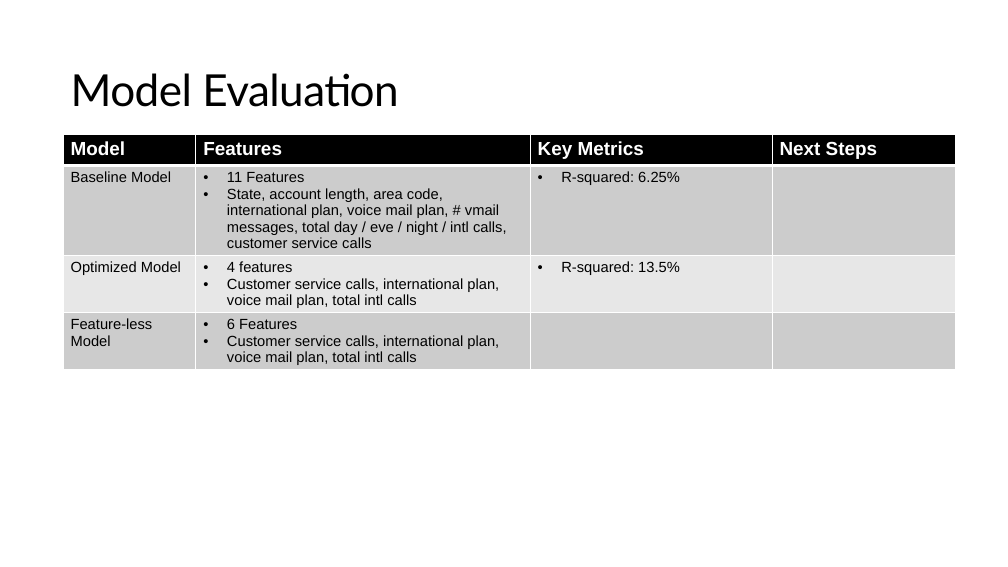
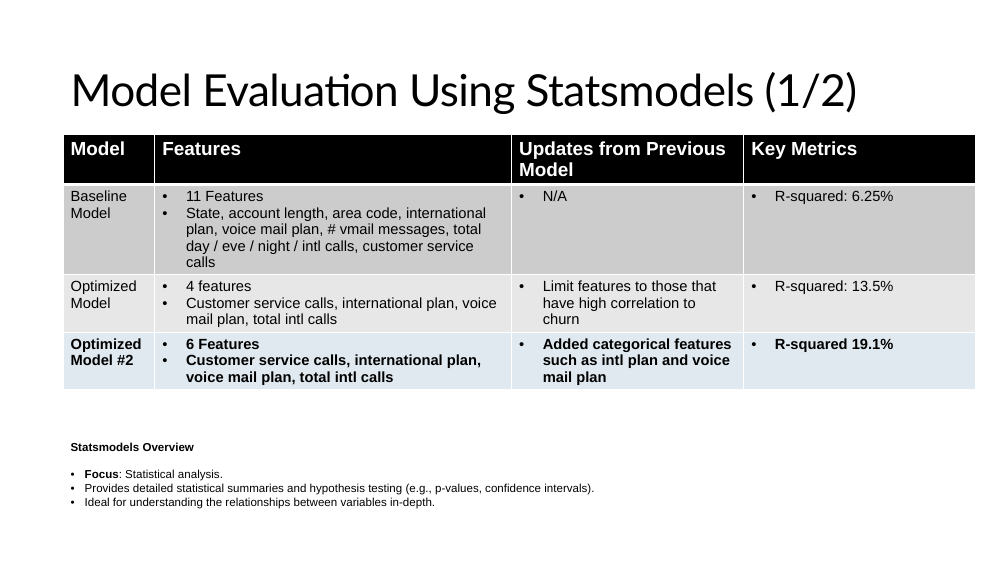
Before and after one commit to alecs1523/telecom_customer_churn, a slide deck: slide 10 of customer_churn_anlaysis.pptx. Drawn at 1008x567 pixels with LibreOffice and Linux fonts; fonts in the diff are those of the drawing. Boxes give left, top, right and bottom in pixels: in the first picture for what was removed or moved away, otherwise in the second. Text is boxed around its words. In the diff, an @@ line names an element or a change of style, - is before the commit and + after.

```diff
--- a/customer_churn_anlaysis.pptx
+++ b/customer_churn_anlaysis.pptx
@@ title at [71, 72, 858, 114]: text changed @@
-Model Evaluation
+Model Evaluation Using Statsmodels (1/2)
@@ table at [63, 135, 976, 405] @@
-row 1, column 3: Key Metrics
+row 1, column 3: Updates from Previous Model
-row 1, column 4: Next Steps
+row 1, column 4: Key Metrics
-row 2, column 3: R-squared: 6.25%
+row 2, column 3: N/A
-row 2, column 4: 
+row 2, column 4: R-squared: 6.25%
-row 3, column 3: R-squared: 13.5%
+row 3, column 3: Limit features to those that have high correlation to churn
-row 3, column 4: 
+row 3, column 4: R-squared: 13.5%
-row 4: Feature-less Model | 6 Features / Customer service calls, international plan, voice mail plan, total intl calls |  | 
+row 4: Optimized Model #2 | 6 Features / Customer service calls, international plan, voice mail plan, total intl calls | Added categorical features such as intl plan and voice mail plan | R-squared 19.1%
@@ fill #CCCCCC to #DFE9EF in row 4 @@
@@ bold on in "6 Features", "Customer service calls, international plan, voice mail ..." @@
@@ table: place and size @@
-table at [63, 135, 955, 382]
+table at [63, 135, 976, 405]
@@ text added at [71, 442, 594, 509], 11 pt, text #000000 @@
+Statsmodels Overview
+• Focus: Statistical analysis.
+• Provides detailed statistical summaries and hypothesis testing (e.g., p-values, confidence intervals).
+• Ideal for understanding the relationships between variables in-depth.
```
Also in this commit, not shown: 9 other slides changed, 1 slide added, 2 other files.
